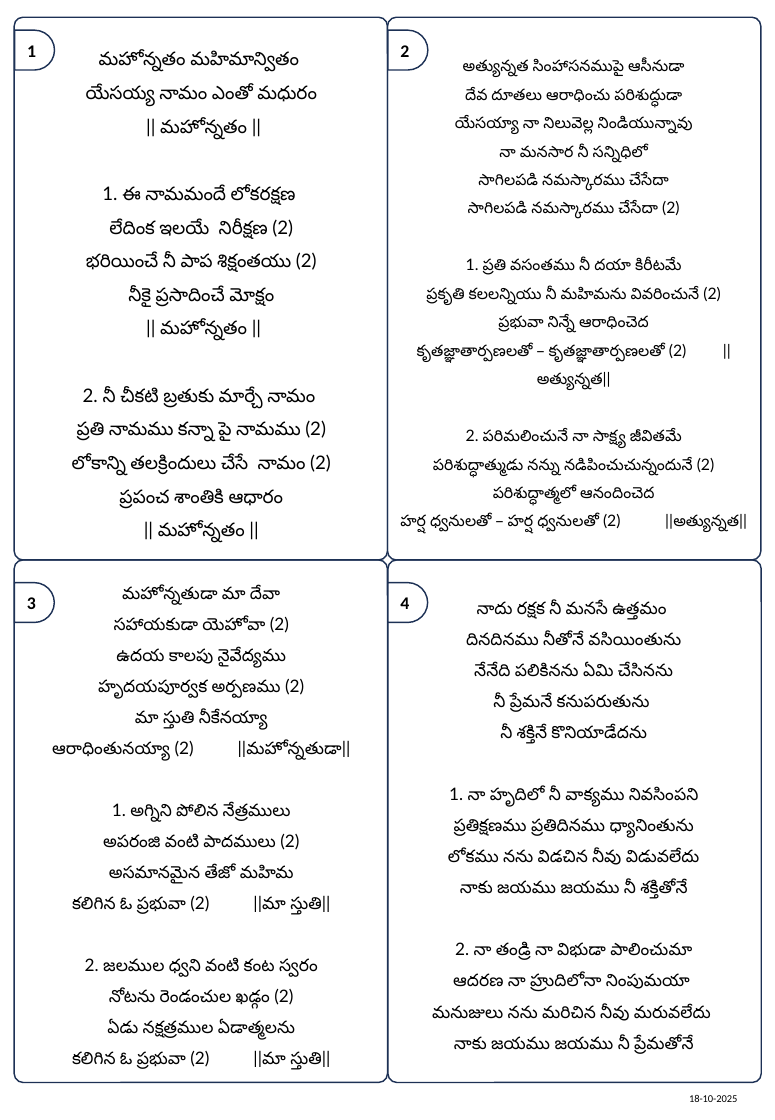
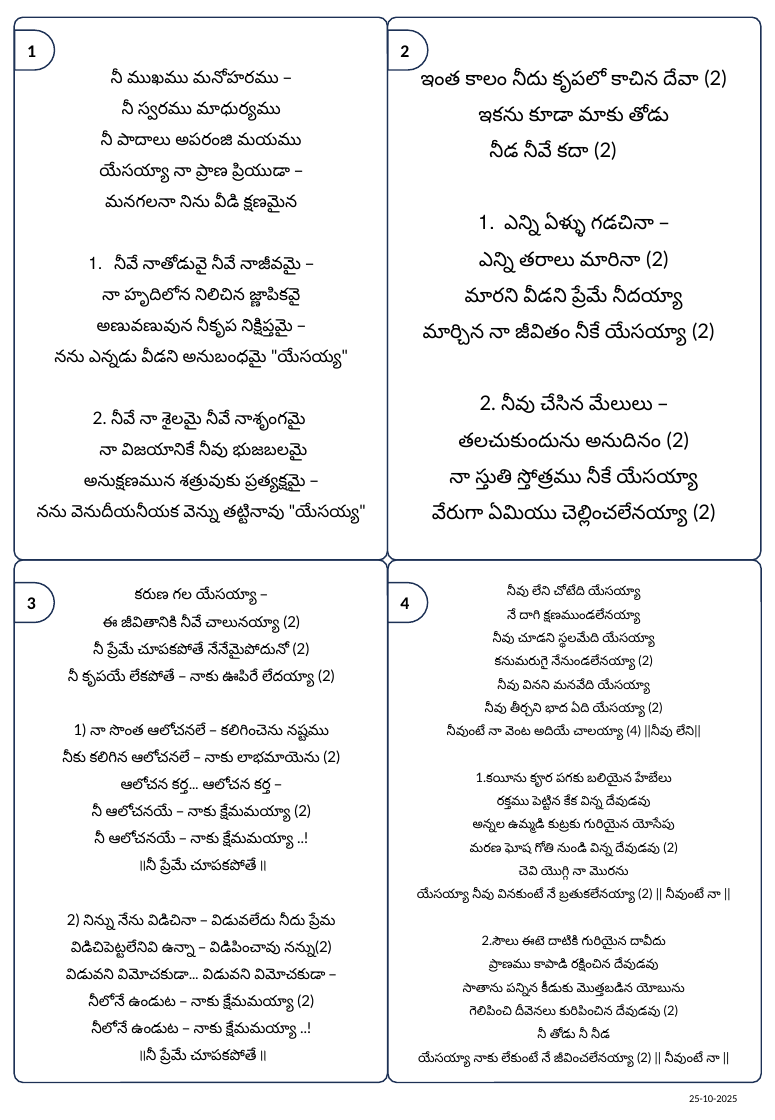
Before and after one commit to venu-webdev/songsDb, a slide deck: slide 1 of songsTemplate.pptx. Drawn at 775x1120 pixels with LibreOffice and Linux fonts; fonts in the diff are those of the drawing. Boxes give left, top, right and bottom in pixels: in the first picture for what was removed or moved away, otherwise in the second. Text is boxed around its words. In the diff, an @@ line names an element or a change of style, - is before the commit and + after.

```diff
--- a/songsTemplate.pptx
+++ b/songsTemplate.pptx
@@ text at <box>37,70,366,524</box>: text changed; size 13 to 12 pt @@
-మహోన్నతం మహిమాన్వితం
-యేసయ్య నామం ఎంతో మధురం
-|| మహోన్నతం ||
-1. ఈ నామమందే లోకరక్షణ
-లేదింక ఇలయే నిరీక్షణ (2)
-భరియించే నీ పాప శిక్షంతయు (2)
-నీకై ప్రసాదించే మోక్షం
-|| మహోన్నతం ||
-2. నీ చీకటి బ్రతుకు మార్చే నామం
-ప్రతి నామము కన్నా పై నామము (2)
-లోకాన్ని తలక్రిందులు చేసే నామం (2)
-ప్రపంచ శాంతికి ఆధారం
-|| మహోన్నతం ||
+నీ ముఖము మనోహరము –
+నీ స్వరము మాధుర్యము
+నీ పాదాలు అపరంజి మయము
+యేసయ్యా నా ప్రాణ ప్రియుడా –
+మనగలనా నిను వీడి క్షణమైన
+1. నీవే నాతోడువై నీవే నాజీవమై –
+నా హృదిలోన నిలిచిన జ్ణాపికవై
+అణువణువున నీకృప నిక్షిప్తమై –
+నను ఎన్నడు వీడని అనుబంధమై "యేసయ్య"
+2. నీవే నా శైలమై నీవే నాశృంగమై
+నా విజయానికే నీవు భుజబలమై
+అనుక్షణమున శత్రువుకు ప్రత్యక్షమై –
+నను వెనుదీయనీయక వెన్ను తట్టినావు "యేసయ్య"
@@ text at <box>421,69,726,527</box>: text changed; size 11 to 14 pt @@
-అత్యున్నత సింహాసనముపై ఆసీనుడా
-దేవ దూతలు ఆరాధించు పరిశుద్ధుడా
-యేసయ్యా నా నిలువెల్ల నిండియున్నావు
-నా మనసార నీ సన్నిధిలో
-సాగిలపడి నమస్కారము చేసేదా
-సాగిలపడి నమస్కారము చేసేదా (2)
-1. ప్రతి వసంతము నీ దయా కిరీటమే
-ప్రకృతి కలలన్నియు నీ మహిమను వివరించునే (2)
-ప్రభువా నిన్నే ఆరాధించెద
-కృతజ్ఞాతార్పణలతో – కృతజ్ఞాతార్పణలతో (2) ||అత్యున్నత||
-2. పరిమలించునే నా సాక్ష్య జీవితమే
-పరిశుద్ధాత్ముడు నన్ను నడిపించుచున్నందునే (2)
-పరిశుద్ధాత్మలో ఆనందించెద
-హర్ష ధ్వనులతో – హర్ష ధ్వనులతో (2) ||అత్యున్నత||
+ఇంత కాలం నీదు కృపలో కాచిన దేవా (2)
+ఇకను కూడా మాకు తోడు
+నీడ నీవే కదా (2)
+1. ఎన్ని ఏళ్ళు గడచినా –
+ఎన్ని తరాలు మారినా (2)
+మారని వీడని ప్రేమే నీదయ్యా
+మార్చిన నా జీవితం నీకే యేసయ్యా (2)
+2. నీవు చేసిన మేలులు –
+తలచుకుందును అనుదినం (2)
+నా స్తుతి స్తోత్రము నీకే యేసయ్యా
+వేరుగా ఏమియు చెల్లించలేనయ్యా (2)
@@ text at <box>62,589,340,1065</box>: text changed; size 12 to 10.5 pt @@
-మహోన్నతుడా మా దేవా
-సహాయకుడా యెహోవా (2)
-ఉదయ కాలపు నైవేద్యము
-హృదయపూర్వక అర్పణము (2)
-మా స్తుతి నీకేనయ్యా
-ఆరాధింతునయ్యా (2) ||మహోన్నతుడా||
-1. అగ్నిని పోలిన నేత్రములు
-అపరంజి వంటి పాదములు (2)
-అసమానమైన తేజో మహిమ
-కలిగిన ఓ ప్రభువా (2) ||మా స్తుతి||
-2. జలముల ధ్వని వంటి కంట స్వరం
-నోటను రెండంచుల ఖడ్గం (2)
-ఏడు నక్షత్రముల ఏడాత్మలను
-కలిగిన ఓ ప్రభువా (2) ||మా స్తుతి||
+కరుణ గల యేసయ్యా –
+ఈ జీవితానికి నీవే చాలునయ్యా (2)
+నీ ప్రేమే చూపకపోతే నేనేమైపోదునో (2)
+నీ కృపయే లేకపోతే – నాకు ఊపిరే లేదయ్యా (2)
+1) నా సొంత ఆలోచనలే – కలిగించెను నష్టము
+నీకు కలిగిన ఆలోచనలే – నాకు లాభమాయెను (2)
+ఆలోచన కర్త… ఆలోచన కర్త –
+నీ ఆలోచనయే – నాకు క్షేమమయ్యా (2)
+నీ ఆలోచనయే – నాకు క్షేమమయ్యా ..!
+॥నీ ప్రేమే చూపకపోతే॥
+2) నిన్ను నేను విడిచినా – విడువలేదు నీదు ప్రేమ
+విడిచిపెట్టలేనివి ఉన్నా – విడిపించావు నన్ను(2)
+విడువని విమోచకుడా… విడువని విమోచకుడా –
+నీలోనే ఉండుట – నాకు క్షేమమయ్యా (2)
+నీలోనే ఉండుట – నాకు క్షేమమయ్యా ..!
+॥నీ ప్రేమే చూపకపోతే॥
@@ text at <box>417,585,720,1067</box>: text changed; size 12 to 9 pt @@
-నాదు రక్షక నీ మనసే ఉత్తమం
-దినదినము నీతోనే వసియింతును
-నేనేది పలికినను ఏమి చేసినను
-నీ ప్రేమనే కనుపరుతును
-నీ శక్తినే కొనియాడేదను
-1. నా హృదిలో నీ వాక్యము నివసింపని
-ప్రతిక్షణము ప్రతిదినము ధ్యానింతును
-లోకము నను విడచిన నీవు విడువలేదు
-నాకు జయము జయము నీ శక్తితోనే
-2. నా తండ్రి నా విభుడా పాలించుమా
-ఆదరణ నా హ్రుదిలోనా నింపుమయా
-మనుజులు నను మరిచిన నీవు మరువలేదు
-నాకు జయము జయము నీ ప్రేమతోనే
+నీవు లేని చోటేది యేసయ్యా
+నే దాగి క్షణముండలేనయ్యా
+నీవు చూడని స్థలమేది యేసయ్యా
+కనుమరుగై నేనుండలేనయ్యా (2)
+నీవు వినని మనవేది యేసయ్యా
+నీవు తీర్చని భాద ఏది యేసయ్యా (2)
+నీవుంటే నా వెంట అదియే చాలయ్యా (4) ||నీవు లేని||
+1.కయీను కౄర పగకు బలియైన హేబేలు
+రక్తము పెట్టిన కేక విన్న దేవుడవు
+అన్నల ఉమ్మడి కుట్రకు గురియైన యోసేపు
+మరణ ఘోష గోతి నుండి విన్న దేవుడవు (2)
+చెవి యొగ్గి నా మొరను
+యేసయ్యా నీవు వినకుంటే నే బ్రతుకలేనయ్యా (2) || నీవుంటే నా ||
+2.సౌలు ఈటె దాటికి గురియైన దావీదు
+ప్రాణము కాపాడి రక్షించిన దేవుడవు
+సాతాను పన్నిన కీడుకు మొత్తబడిన యోబును
+గెలిపించి దీవెనలు కురిపించిన దేవుడవు (2)
+నీ తోడు నీ నీడ
+యేసయ్యా నాకు లేకుంటే నే జీవించలేనయ్యా (2) || నీవుంటే నా ||
@@ text at <box>689,1095,737,1102</box>: text changed @@
-18-10-2025
+25-10-2025
```
Also in this commit, not shown: 1 other slide changed, 4 other files.
